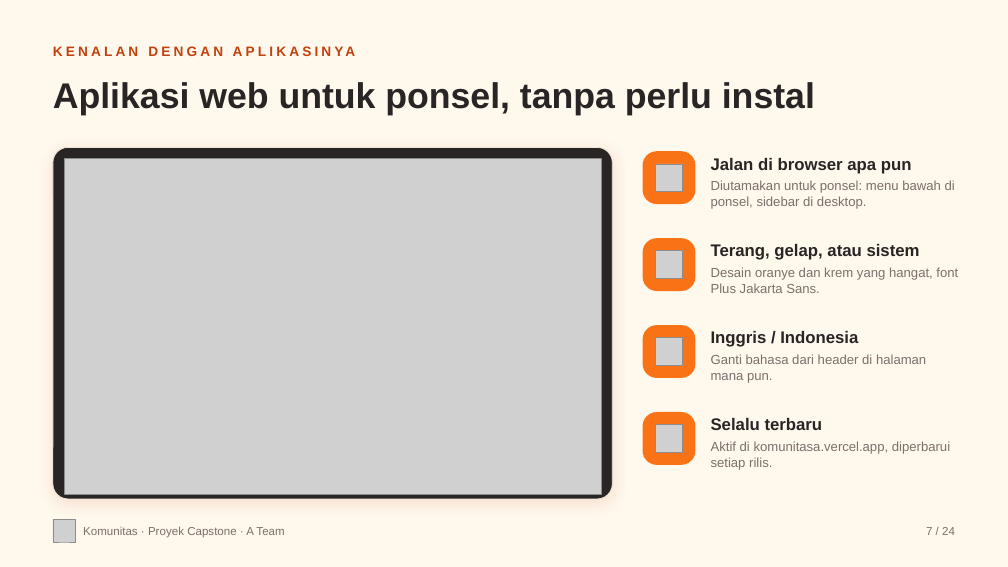
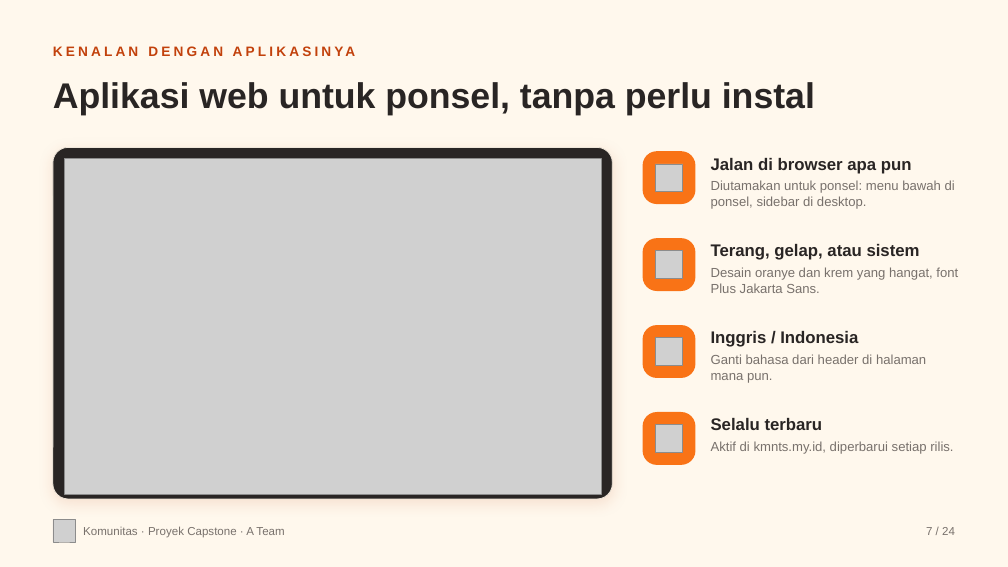
Before and after one commit to NebsPutra/Capstone-Dummy, a slide deck: slide 7 of flyer/PITCH DECK CAPSTONE.pptx. Drawn at 1008x567 pixels with LibreOffice and Linux fonts; fonts in the diff are those of the drawing; grey boxes stand for pictures. Boxes give left, top, right and bottom in pixels: in the first picture for what was removed or moved away, otherwise in the second. Text is boxed around its words. In the diff, an @@ line names an element or a change of style, - is before the commit and + after.

```diff
--- a/flyer/PITCH DECK CAPSTONE.pptx
+++ b/flyer/PITCH DECK CAPSTONE.pptx
@@ text at box(711, 441, 953, 454): text changed @@
-Aktif di komunitasa.vercel.app, diperbarui setiap rilis.
+Aktif di kmnts.my.id, diperbarui setiap rilis.
```
Also in this commit, not shown: 3 other slides changed, 15 other files.
